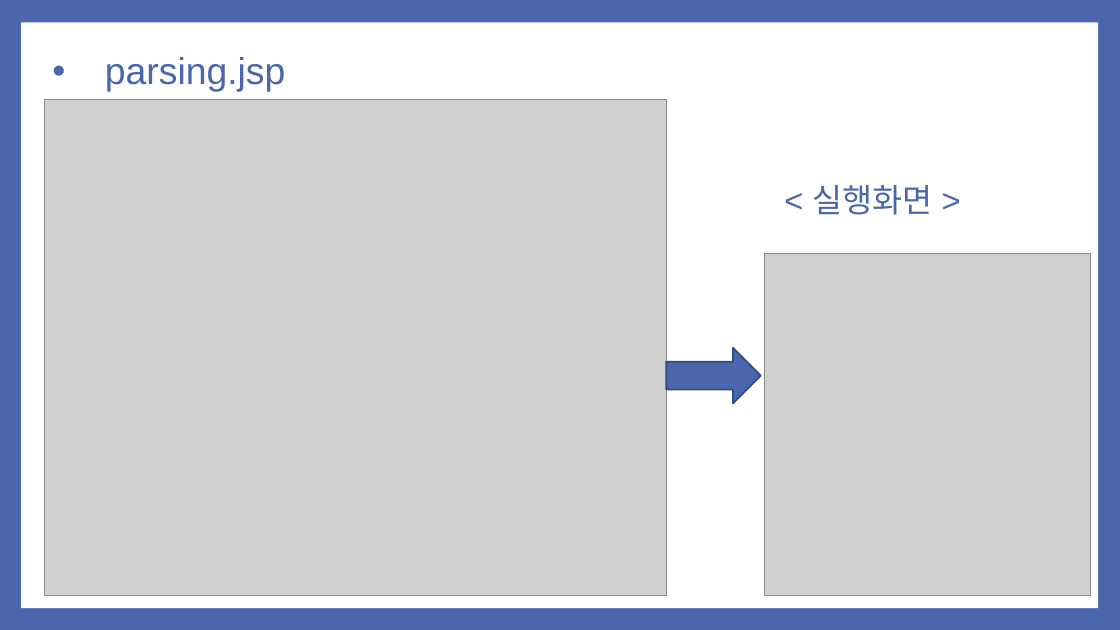
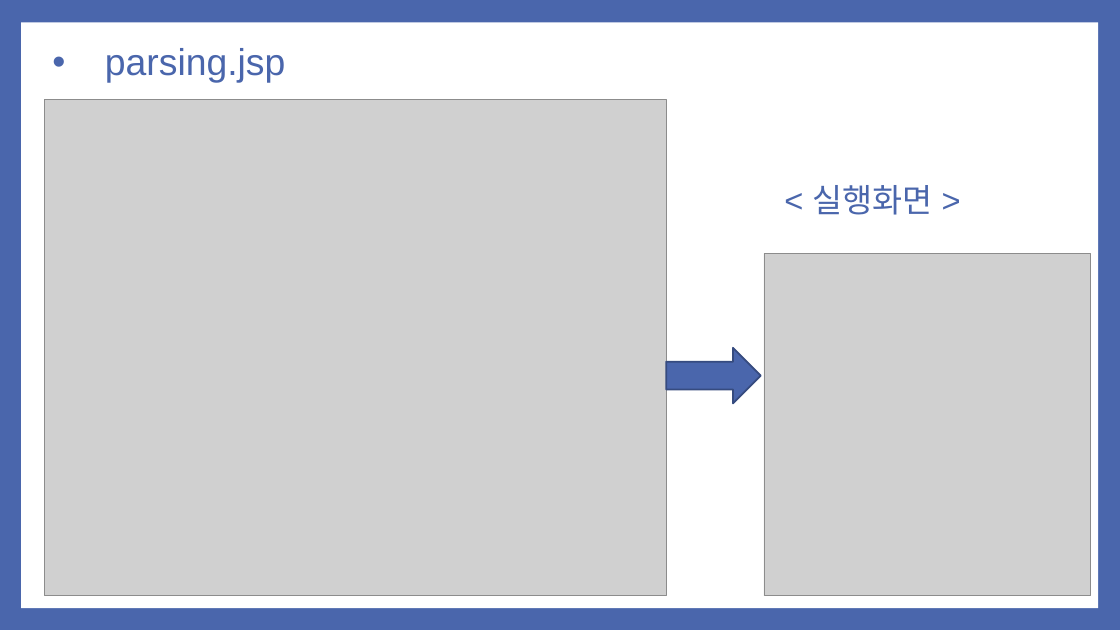
Before and after one commit to noheul1030/KOPO-HTML, a slide deck: slide 3 of 과제PPT/기업업무 6강.pptx (slide 4 before the commit). Drawn at 1120x630 pixels with LibreOffice and Linux fonts; fonts in the diff are those of the drawing; grey boxes stand for pictures. Boxes give left, top, right and bottom in pixels: in the first picture for what was removed or moved away, otherwise in the second. Text is boxed around its words. In the diff, an @@ line names an element or a change of style, - is before the commit and + after.

```diff
--- a/과제PPT/기업업무 6강.pptx
+++ b/과제PPT/기업업무 6강.pptx
@@ title "parsing.jsp": place and size @@
-title "parsing.jsp" at box(105, 57, 285, 92)
+title "parsing.jsp" at box(105, 48, 285, 83)
```
Also in this commit, not shown: 2 other slides changed, 8 slides added, 5 slides removed.
